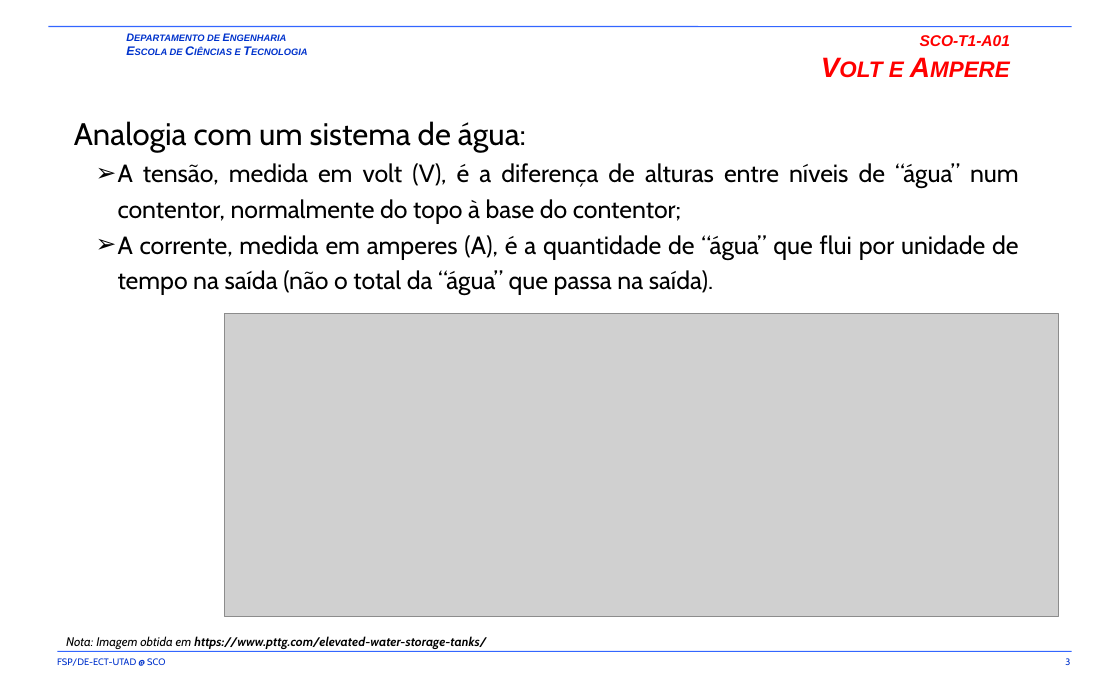
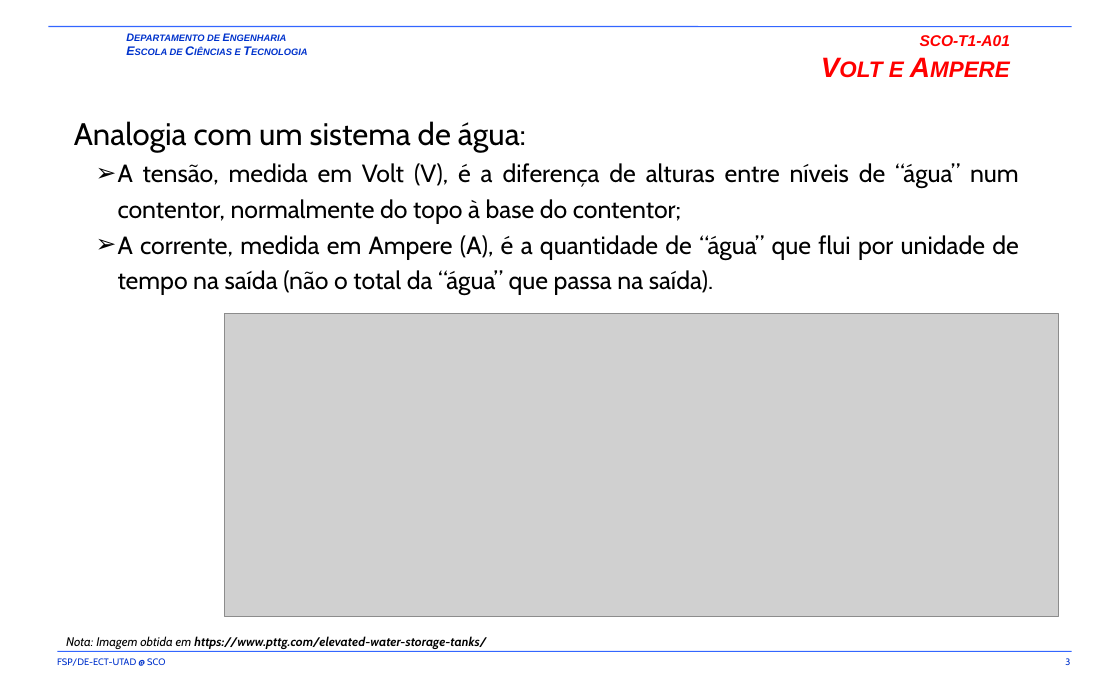
Before and after one commit to fsp864/UTAD-SCO, a slide deck: slide 3 of aulas/t/SCO-T1-A01-A02.pptx. Drawn at 1120x700 pixels with LibreOffice and Linux fonts; fonts in the diff are those of the drawing; grey boxes stand for pictures; background and template pictures are left out. Boxes give left, top, right and bottom in pixels: in the first picture for what was removed or moved away, otherwise in the second. Text is boxed around its words. In the diff, an @@ line names an element or a change of style, - is before the commit and + after.

```diff
--- a/aulas/t/SCO-T1-A01-A02.pptx
+++ b/aulas/t/SCO-T1-A01-A02.pptx
@@ text at (x1=118, y1=163, x2=1019, y2=295): text changed @@
-  ➢ A tensão, medida em volt (V), é a diferença de alturas entre níveis de “água” num contentor, normalmente do topo à base do contentor;
-  ➢ A corrente, medida em amperes (A), é a quantidade de “água” que flui por unidade de tempo na saída (não o total da “água” que passa na saída).
+  ➢ A tensão, medida em Volt (V), é a diferença de alturas entre níveis de “água” num contentor, normalmente do topo à base do contentor;
+  ➢ A corrente, medida em Ampere (A), é a quantidade de “água” que flui por unidade de tempo na saída (não o total da “água” que passa na saída).
```
Also in this commit, not shown: 1 other file.
